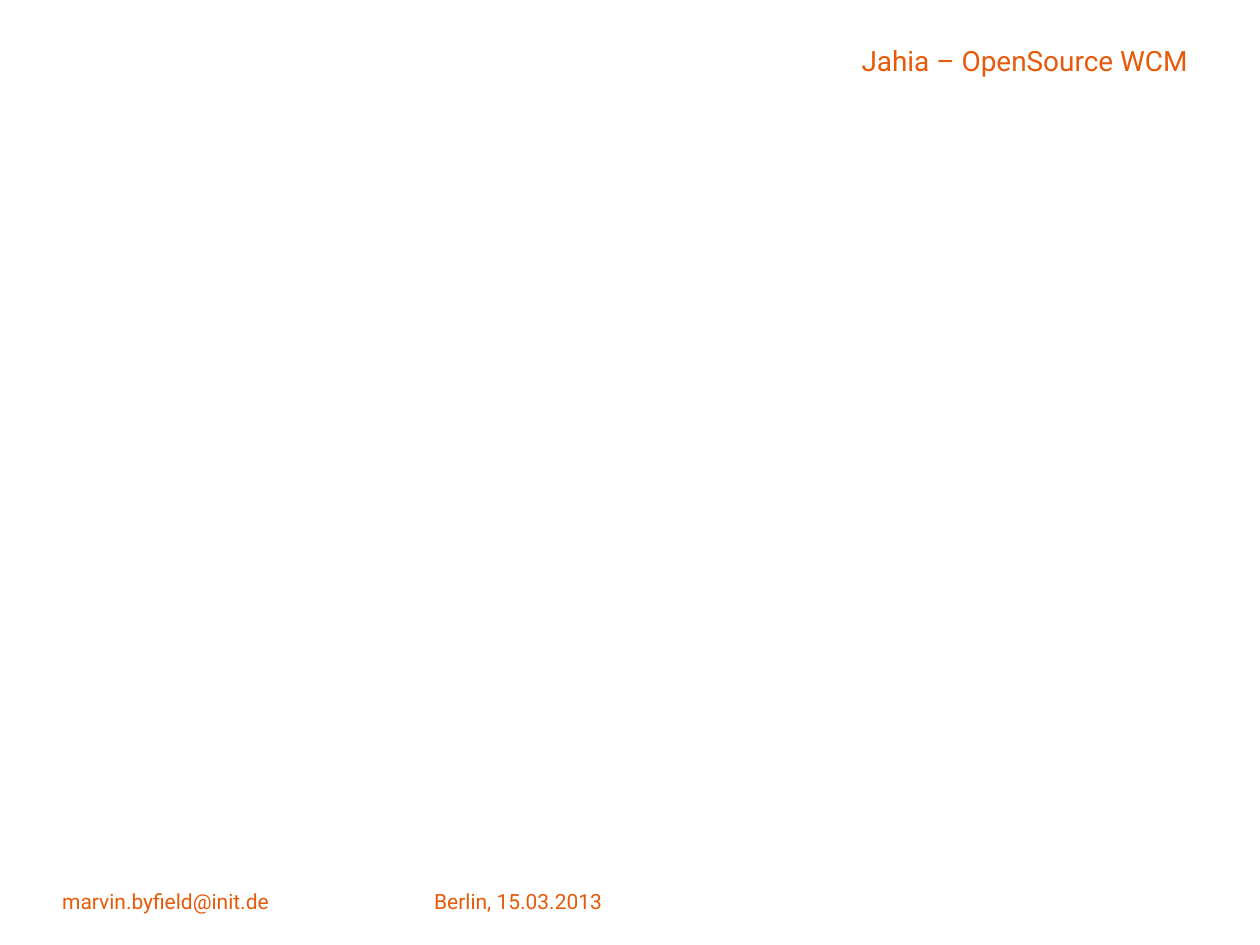
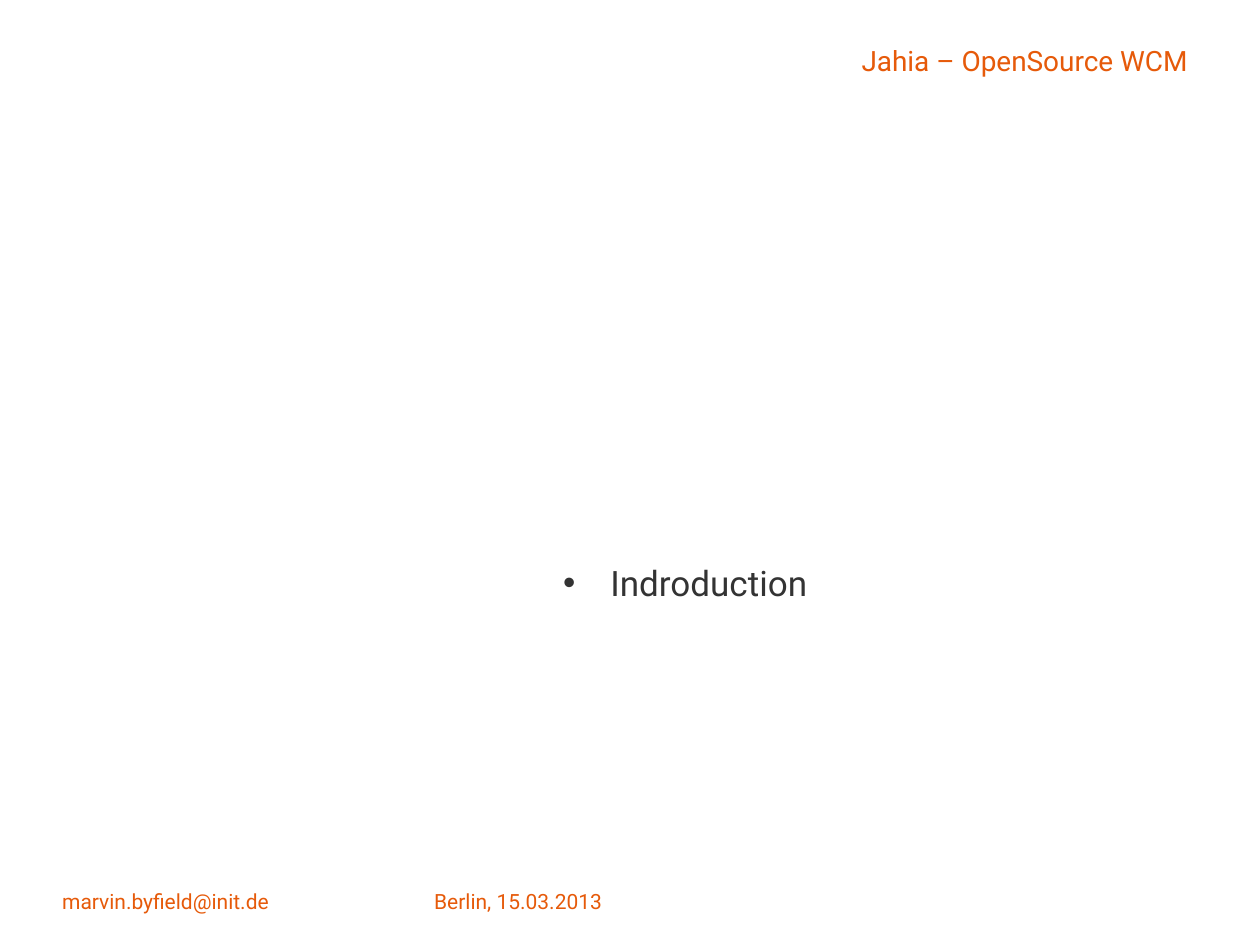
Before and after one commit to Malcolm-X/work, a slide deck: slide 50 of jahia_einführung.pptx (slide 43 before the commit). Drawn at 1260x945 pixels with LibreOffice and Linux fonts; fonts in the diff are those of the drawing; background and template pictures are left out. Boxes give left, top, right and bottom in pixels: in the first picture for what was removed or moved away, otherwise in the second. Text is boxed around its words. In the diff, an @@ line names an element or a change of style, - is before the commit and + after.

Commit message:
splitting presentation
Splitted Jahia Presentation in 2 parts

```diff
--- a/jahia_einführung.pptx
+++ b/jahia_einführung.pptx
@@ text added at (610,569,807,597), 20 pt, text #333333 @@
+• Indroduction
```
Also in this commit, not shown: 11 other slides changed, 12 slides added.
